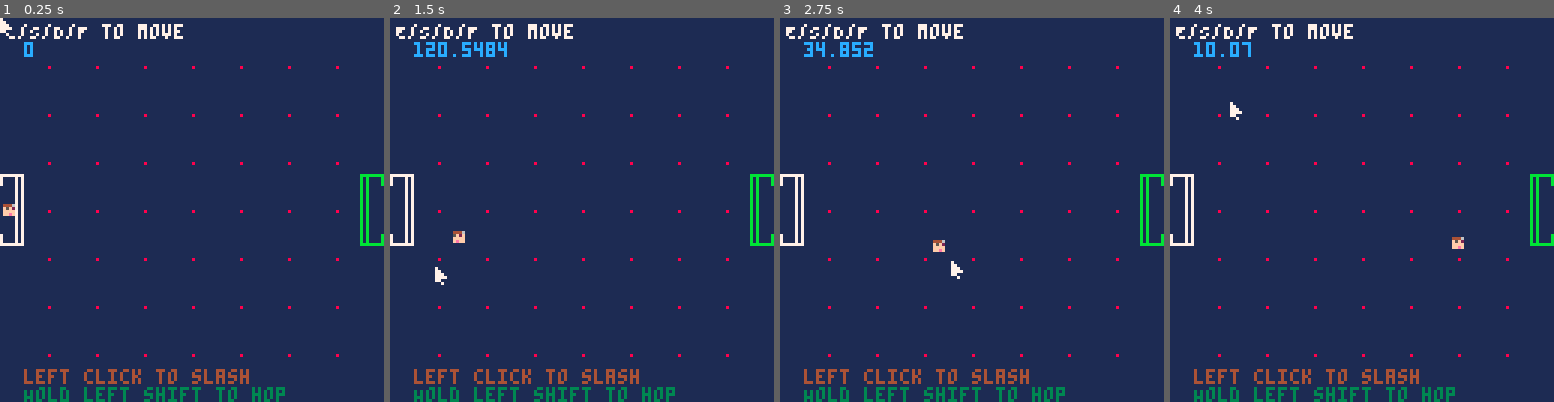
Above: before the commit, frames 1-4 (left to right).
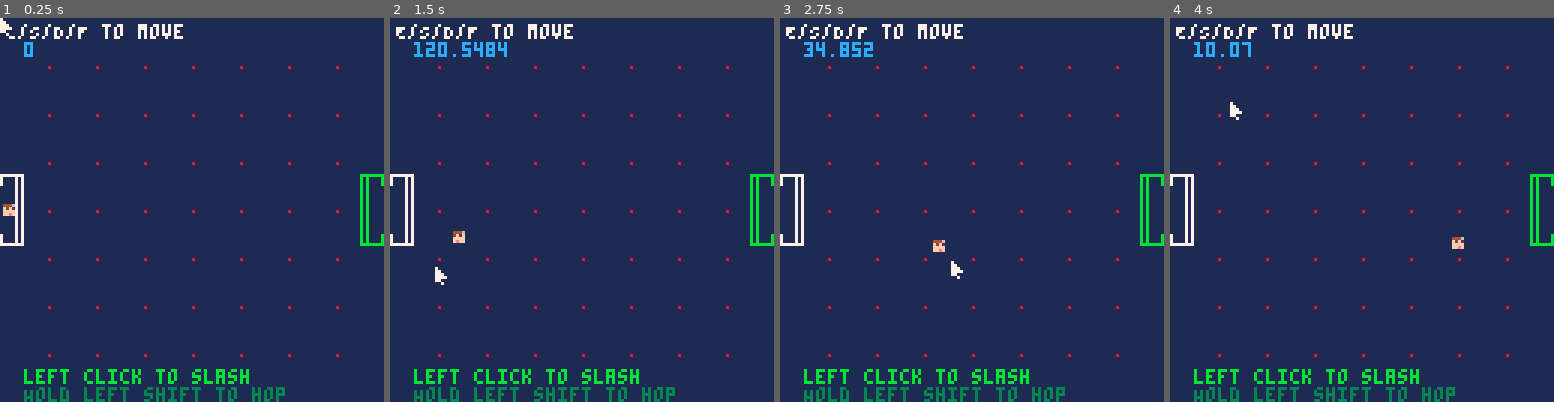
Above: after the commit, the same moments.

Repository: vmikelic/hop-PICO8
Game: PICO-8 cartridge hop.p8
Two runs of this game, one before a commit and one after it. Both use one fixed random seed, a clock stepped at 60 frames per second and the inputs below.
Inputs (mouse positions are in pixels of both pictures, inside the frame that each line leads up to):
- Up to frame 1 (0.25 s): no input
- Up to frame 2 (1.5 s): click (670, 121) at 0.67 s; tap O (Z key) at 0.7 s; click (436, 267) at 1.22 s
- Up to frame 3 (2.75 s): hold Right 1.6-2.1 s; tap O (Z key) at 1.7, 2.1, 2.5 s; click (887, 114) at 1.77 s; hold Up 2.15-2.42 s; click (952, 259) at 2.32 s; hold Right from 2.47 s (still down)
- Up to frame 4 (4 s): click (1404, 106) at 2.87 s; tap O (Z key) at 2.9, 3.3, 3.7 s; release Right at 3.03 s; hold Left 3.08-3.58 s; click (1465, 256) at 3.42 s; hold Down 3.63-3.97 s; click (1231, 102) at 3.97 s

The runs differ from the first frame. In frame 1, 0.8% of the frame differs, in the area x 6-65%, y 91-96%; in frame 2, 0.8%; in frame 3, 0.8%; in frame 4, 0.8%.

Commit message:
level collision

Diff:
--- a/hop.p8
+++ b/hop.p8
@@ -27,7 +27,7 @@
 end
 handle_slash()
 update_player_movement()
-
+player_check_goal()
 update_mouse()
 
 end
@@ -40,23 +40,22 @@
 draw_player()
 print('E/S/D/F to move',2,2,7)
 print(vector_length(vector(player_vars.velocity_x,player_vars.velocity_y)),2+6,2+6,12)
-print('left click to slash',2+6,127-10,4)
+print('left click to slash',2+6,127-10,11)
 print('Hold left shift to hop',2+6,127-4,3)
 handle_animations()
 draw_mouse()
-player_check_goal()
 
 end
 
 __gfx__
-ccccccc5555ccccc00000000000000000020200044460000444600000100000077777777bbbbbbbb090909090000000000000000000000000000000000000000
-cccccc555555cccc0000000000202000022022005f2f0000f5f200001710000070000707b0b0000b900000000000000000000000000000000000000000000000
-ccccc55555155ccc222022202220222022000220ffff0000ffff00001771000070000707b0b0000b000000090000000000000000000000000000000000000000
-ccccc55511111ccc000000000000000000000000feff0000ffef00001777100070000707b0b0000b900000000000000000000000000000000000000000000000
-cccc55555ddd55cc00000000000000000000000000000000000000001777710000000707b0b00000000000090000000000000000000000000000000000000000
-cccc5d55555555cc00000000000000000000000000000000000000001771100000000707b0b00000900000000000000000000000000000000000000000000000
-ccc55555ddddd5cc00000000000000000000000000000000000000000117100000000707b0b00000000000090000000000000000000000000000000000000000
-cc55555dddddddcc00000000000000000000000000000000000000000000000000000707b0b00000909090900000000000000000000000000000000000000000
+ccccccc5555ccccc00000000000000000020200044460000444600000100000077777777bbbbbbbb090909094444444400000000000000000000000000000000
+cccccc555555cccc0000000000202000022022005f2f0000f5f200001710000070000707b0b0000b900000004455554400000000000000000000000000000000
+ccccc55555155ccc222022202220222022000220ffff0000ffff00001771000070000707b0b0000b000000094546645400000000000000000000000000000000
+ccccc55511111ccc000000000000000000000000feff0000ffef00001777100070000707b0b0000b900000004564465400000000000000000000000000000000
+cccc55555ddd55cc00000000000000000000000000000000000000001777710000000707b0b00000000000094564465400000000000000000000000000000000
+cccc5d55555555cc00000000000000000000000000000000000000001771100000000707b0b00000900000004546645400000000000000000000000000000000
+ccc55555ddddd5cc00000000000000000000000000000000000000000117100000000707b0b00000000000094455554400000000000000000000000000000000
+cc55555dddddddcc00000000000000000000000000000000000000000000000000000707b0b00000909090904444444400000000000000000000000000000000
 c555155d11111d1c01111000177710001111100070700000070700000070700000000707b0b00000000000000000000000000000000000000000000000000000
 c555511d11111d1c00000000000000000000000000000000000000000000000000000707b0b00000000000000000000000000000000000000000000000000000
 c555551d55555d1c00000000000000000000000000000000000000000000000000000707b0b00000000000000000000000000000000000000000000000000000
--- a/level.lua
+++ b/level.lua
@@ -41,18 +41,7 @@
         end
     end
 
-    for y = 16,127,16 do
-        for x = 16,127,16 do
-          for i in all(occupied_slots) do
-            if(ok_x == i.x and ok_y == i.y) then
-                pset(x, y, 7)
-                break
-            end
-          end
-          ok_x = ok_x + 1
-        end
-        ok_y = ok_y + 1
-        ok_x = 0
+    for i in all(occupied_slots) do
+        sspr( 11*8, 0, 8, 8, 11+i.x*16, 11+i.y*16,10,10)
     end
-
 end
--- a/player.lua
+++ b/player.lua
@@ -4,6 +4,8 @@
 {
     location_x = 1.0,
     location_y = 62.0,
+    delta_x = 0,
+    delta_y = 0,
     velocity_x=0.0,
     velocity_y=0.0,
     player_speed = 1200.0/scale_,
@@ -14,6 +16,100 @@
     slash_speed = 0
 }
 
+function player_level_collision()
+    y_basis = vector(0,1)
+    x_basis = vector(1,0)
+    movement_unit = vector_norm(vector(player_vars.delta_x,player_vars.delta_y))
+    t_min = 0
+    t_max = 99999999
+    side_hit = 0
+    for i in all(occupied_slots) do
+        box_x = 12+i.x*16
+        box_y = 12+i.y*16
+        if(box_y+9 > player_vars.location_y+player_vars.delta_y) then
+            if(box_x+9 > player_vars.location_x+player_vars.delta_x) then
+                if(box_y < player_vars.location_y+player_vars.delta_y+4) then
+                    if(box_x < player_vars.location_x+player_vars.delta_x+4) then
+                        delta = vector((box_x+4.5) - (player_vars.location_x+2),(box_y+4.5) - (player_vars.location_y+2))
+                        E = vector_inner(x_basis,delta) --based on https://www.opengl-tutorial.org/miscellaneous/clicking-on-objects/picking-with-custom-ray-obb-function/
+                        F = vector_inner(movement_unit,x_basis)
+                        T1 = (E-6.5)/F
+                        T2 = (E+6.5)/F
+                        if (T1>T2) then
+                            w=T1
+                            T1=T2
+                            T2=w
+                        end
+                        if (T1>=t_min) then
+                            t_min = T1
+                            if(F<0) then
+                                side_hit = bor(side_hit,0x2)
+                                side_hit = bor(side_hit,0x4) --xaxis is min bit
+                            elseif(F>0) then
+                                side_hit = bor(side_hit,0x1)
+                                side_hit = bor(side_hit,0x4) --xaxis is min bit
+                            end
+                        end
+                        if (T2<t_max) then
+                            t_max = T2
+                        end
+                        E = vector_inner(y_basis,delta)
+                        F = vector_inner(movement_unit,y_basis)
+                        T1 = (E-6.5)/F
+                        T2 = (E+6.5)/F
+                        if (T1>T2) then
+                            w=T1
+                            T1=T2
+                            T2=w
+                        end
+                        if (T1>=t_min) then
+                            t_min = T1
+                            if(F<0) then
+                                side_hit = bor(side_hit,0x10)
+                                side_hit = bor(side_hit,0x20)
+                                side_hit = band(side_hit,~0x4)
+                            elseif(F>0) then
+                                side_hit = bor(side_hit,0x8)
+                                side_hit = bor(side_hit,0x20)
+                                side_hit = band(side_hit,~0x4)
+                            end
+                        end
+                        if (T2<t_max) then
+                            t_max = T2
+                        end
+
+                        reflection_normal = vector(0,0)
+
+                        if(band(side_hit,0x4) != 0) then
+                            if(band(side_hit,0x1) != 0) then--left
+                                reflection_normal  = vector(-1,0)
+                            elseif(band(side_hit,0x2) != 0) then--right
+                                reflection_normal  = vector(1,0)
+                            end
+                        elseif(band(side_hit,0x20) != 0) then
+                            if(band(side_hit,0x8) != 0) then--top
+                                reflection_normal  = vector(0,1)
+                            elseif(band(side_hit,0x10) != 0) then--bottom
+                                reflection_normal  = vector(0,-1)
+                            end
+                        end
+
+                        velocity_adjust = vector_scale(reflection_normal,vector_inner(vector(player_vars.velocity_x,player_vars.velocity_y),reflection_normal));
+                        player_vars.velocity_x = player_vars.velocity_x - velocity_adjust.x
+                        player_vars.velocity_y = player_vars.velocity_y - velocity_adjust.y
+
+                        movement_adjust = vector_scale(reflection_normal,vector_inner(vector(player_vars.delta_x,player_vars.delta_y),reflection_normal));
+                        vector_add(movement_adjust,vector_scale(reflection_normal,1.01))
+
+                        player_vars.delta_x = player_vars.delta_x - movement_adjust.x
+                        player_vars.delta_y = player_vars.delta_y - movement_adjust.y
+                    end
+                end
+            end
+        end
+    end
+end
+
 function handle_slash()
     if(player_vars.slash_time < 0) then
         player_vars.slash_time = player_vars.slash_time + 1
@@ -113,28 +209,31 @@
     end
 
     --move x / collision
-    movement_x = player_vars.velocity_x * (delta_t);
-    if(player_vars.location_x + movement_x < 0) then
+    player_vars.delta_x = player_vars.velocity_x * (delta_t);
+    if(player_vars.location_x + player_vars.delta_x < 0) then
         player_vars.velocity_x = 0;
-        movement_x = 0;
-    end
-    if(player_vars.location_x + movement_x > 125) then
+        player_vars.delta_x = 0;
+    end
+    if(player_vars.location_x + player_vars.delta_x > 125) then
         player_vars.velocity_x = 0;
-        movement_x = 0;
-    end
-    player_vars.location_x += movement_x;
+        player_vars.delta_x = 0;
+    end
 
     --move y / collision
-    movement_y = player_vars.velocity_y * (delta_t);
-    if(player_vars.location_y + movement_y < 0) then
+    player_vars.delta_y = player_vars.velocity_y * (delta_t);
+    if(player_vars.location_y + player_vars.delta_y < 0) then
         player_vars.velocity_y = 0;
-        movement_y = 0;
-    end
-    if(player_vars.location_y + movement_y > 125) then
+        player_vars.delta_y = 0;
+    end
+    if(player_vars.location_y + player_vars.delta_y > 125) then
         player_vars.velocity_y = 0;
-        movement_y = 0;
-    end
-    player_vars.location_y += movement_y;
+        player_vars.delta_y = 0;
+    end
+
+    player_level_collision()
+
+    player_vars.location_x += player_vars.delta_x;
+    player_vars.location_y += player_vars.delta_y;
 end
 
 function draw_player()
